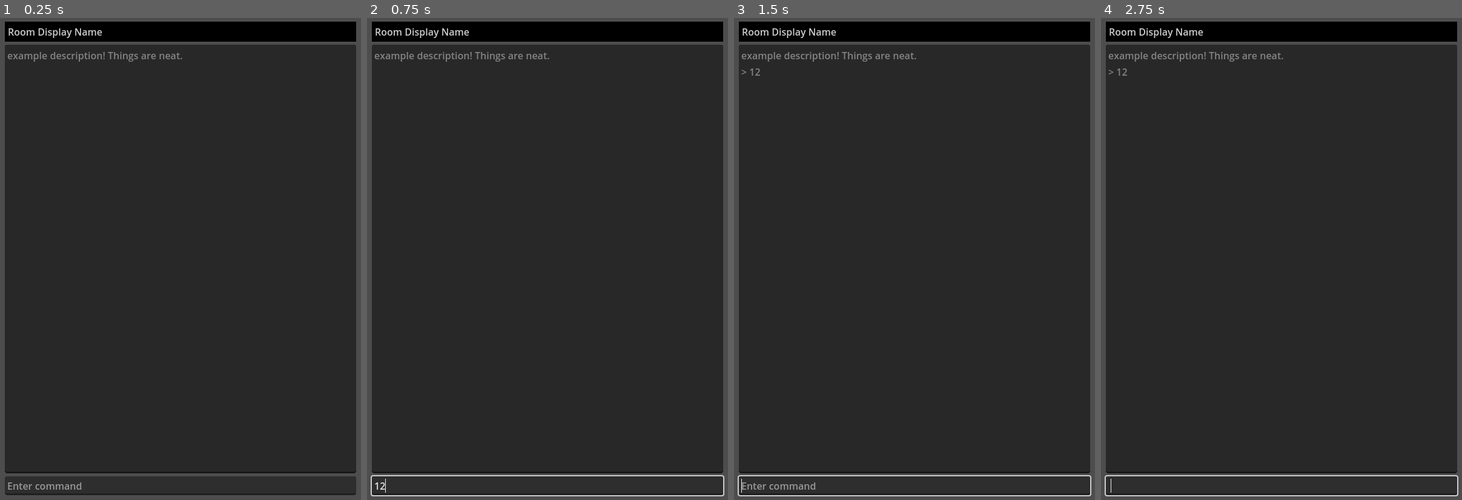
Above: before the commit, frames 1-4 (left to right).
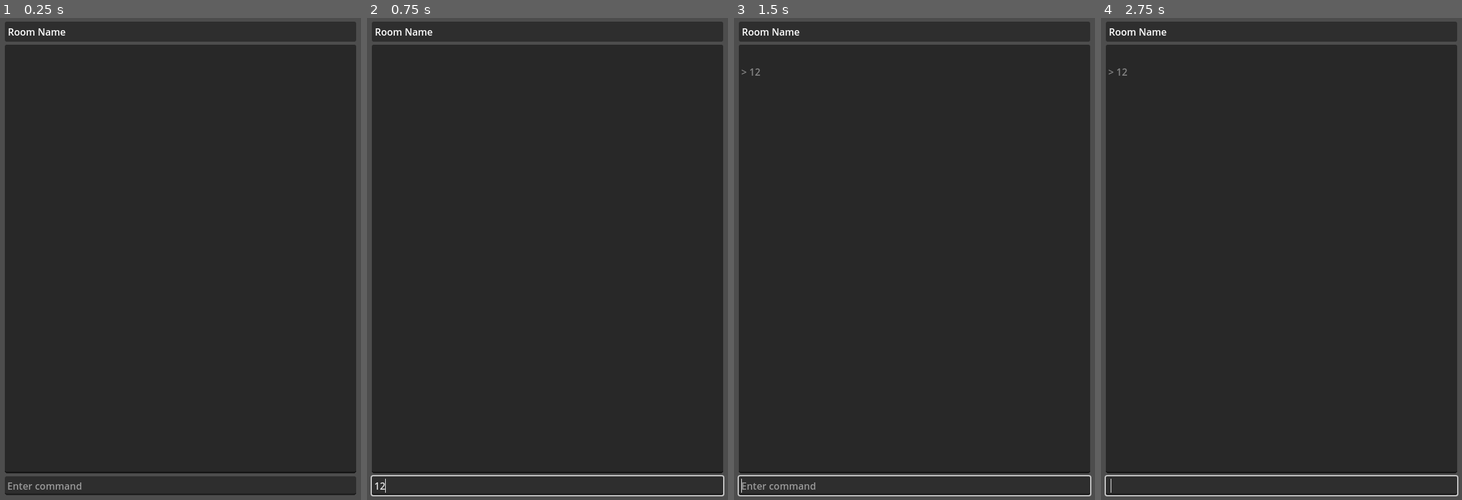
Above: after the commit, the same moments.

Repository: SashaMkrv/godot-4.2.1-text-adventure
Game: Godot game, scene res://NavigationOnly/Scenes/MapPlayer.tscn
The game is run twice, just before and just after one commit, with the same random seed, the same clock (stepped at 60 frames per second) and the same inputs. This scene is started directly instead of the project's main scene.
Inputs (mouse positions are in pixels of both pictures, inside the frame that each line leads up to):
- Up to frame 1 (0.25 s): no input
- Up to frame 2 (0.75 s): click (547, 485) at 0.52 s; type "12" at 0.6 s
- Up to frame 3 (1.5 s): tap Enter at 1.25 s
- Up to frame 4 (2.75 s): tap Space at 2 s

The runs differ from the first frame. In frame 1, 4.3% of the frame differs, in the area x 1-99%, y 0-10%; in frame 2, 4.3%; in frame 3, 4.3%; in frame 4, 4.3%.
Error after the commit: Invalid access to property or key 'startRoom' on a base object of type 'Nil'. (res://NavigationOnly/Scripts/MapPlayer.gd:129)

Commit message:
the mapplayer handles commands now
along with everything else

Diff:
--- a/NavigationOnly/Scripts/MapPlayer.gd
+++ b/NavigationOnly/Scripts/MapPlayer.gd
@@ -9,14 +9,44 @@
 @onready
 var commandInput: LineEdit = %CommandInput
 
-var currentItem: Item:
+@export
+var gameState: GameState
+@export
+var gameData: GameData
+
+var currentItem: GameItem:
 	set(value):
-		if currentItem == value:
-			return
+		# again, if the game wants to set the room, again. and run through it, go for it
+		# although I need some way to diff between immediately visitng
+		# and simply refreshing the screen
+		# separate instruction types?
+		#if currentItem == value:
+			#return
 		currentItem = value
 		changedItem()
 
 var _shortcutParser:= ShortcutParser.DefaultParser()
+var _commandParser:= CommandParser.new()
+
+# results of combining commands with items and state
+# print something
+# execute some kind of logic on state
+# move is a change in state, but also results in a thing being printed
+# AND clearing text.
+# So does looking around
+# so clear is a result
+# I guess results of commands are sequences of instructions?
+# clear screen, show this, change room
+# show this, remove from inv
+# show this, add to inv, change arbitrary var in state like so
+# hwo to track visited rooms?
+# keep a set of identifiers, I guess.
+# would have to keep track of vars as well
+# and where items are.
+# and player inventory.
+# eugh.
+# okay, no inventory, only scenery??
+# ONLY MOVEMENT RIGHT NOW.
 
 func changedItem() -> void:
 	if is_node_ready():
@@ -34,8 +64,15 @@
 
 func handlePlayerCommandSubmission(rawText: String) -> void:
 	commandInput.clear()
-	var text = rawText.strip_edges()
+	var text := rawText.strip_edges()
 	addCommandToGame(text)
+	var deshortcut := _shortcutParser.parse(text)
+	var instructions := _commandParser.parse(deshortcut, currentItem)
+	executeInstructions(instructions)
+
+func executeInstructions(instructions: Array[Instruction]) -> void:
+	for instruction in instructions:
+		instruction.executeChange(gameState)
 
 func addCommandToGame(command: String) -> void:
 	gameText.text += "\n> " + command
@@ -81,11 +118,16 @@
 func setGameTextToItem() -> void:
 	gameText.text = currentItem.description
 
+func roomChanged() -> void:
+	currentItem = gameData.items[gameState.currentRoom]
 
 func _ready() -> void:
-	var item := Item.EmptyItem()
-	item.flavorColor = Color.BLACK
-	item.description = "example description! Things are neat."
-	item.displayName = "Room Display Name"
-	currentItem = item
+	if gameData == null:
+		printerr("We are out of luck.")
+	if gameState == null:
+		gameState = GameState.new()
+		gameState.currentRoom = gameData.startRoom
+
+	gameState.current_room_changed.connect(roomChanged)
+	currentItem = gameData.items[gameState.currentRoom]
 	updateForItem()
